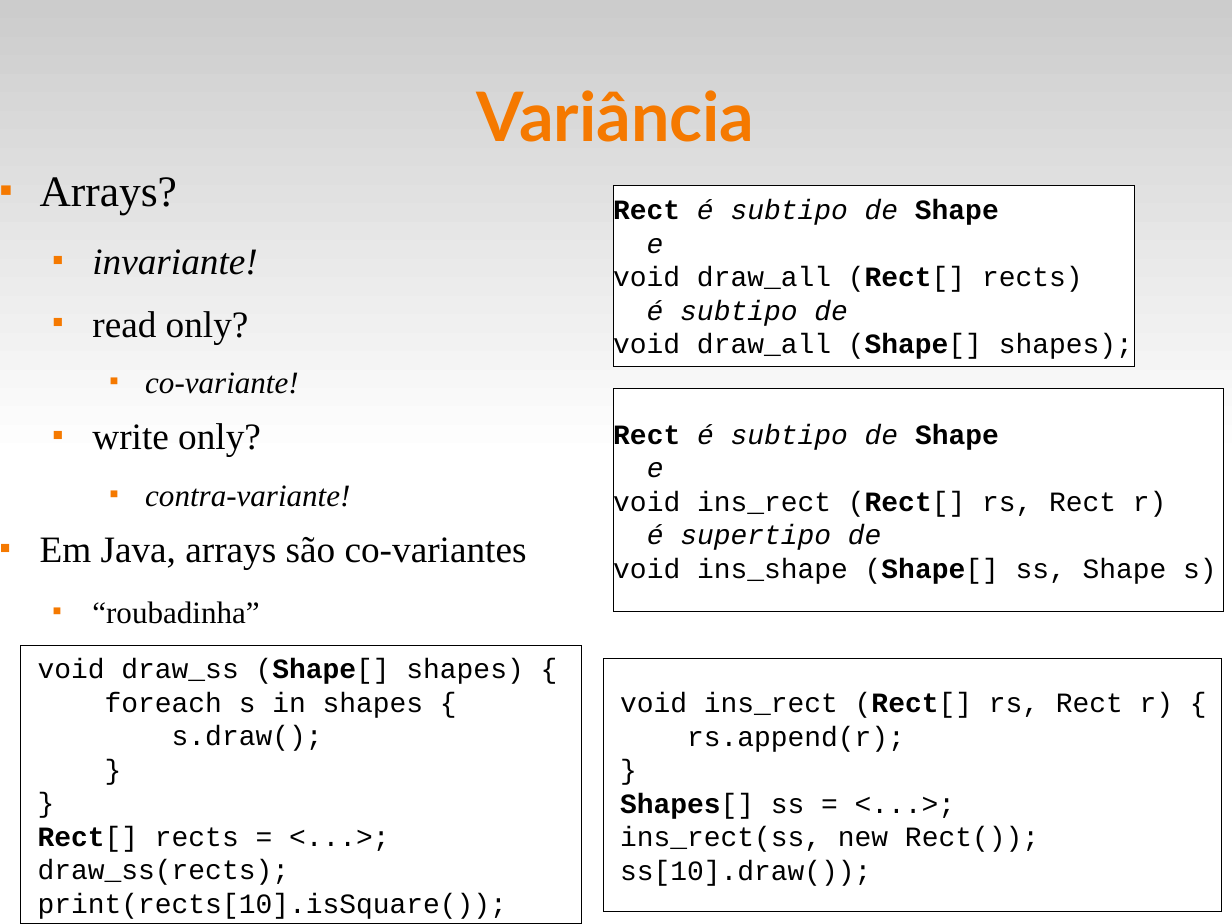
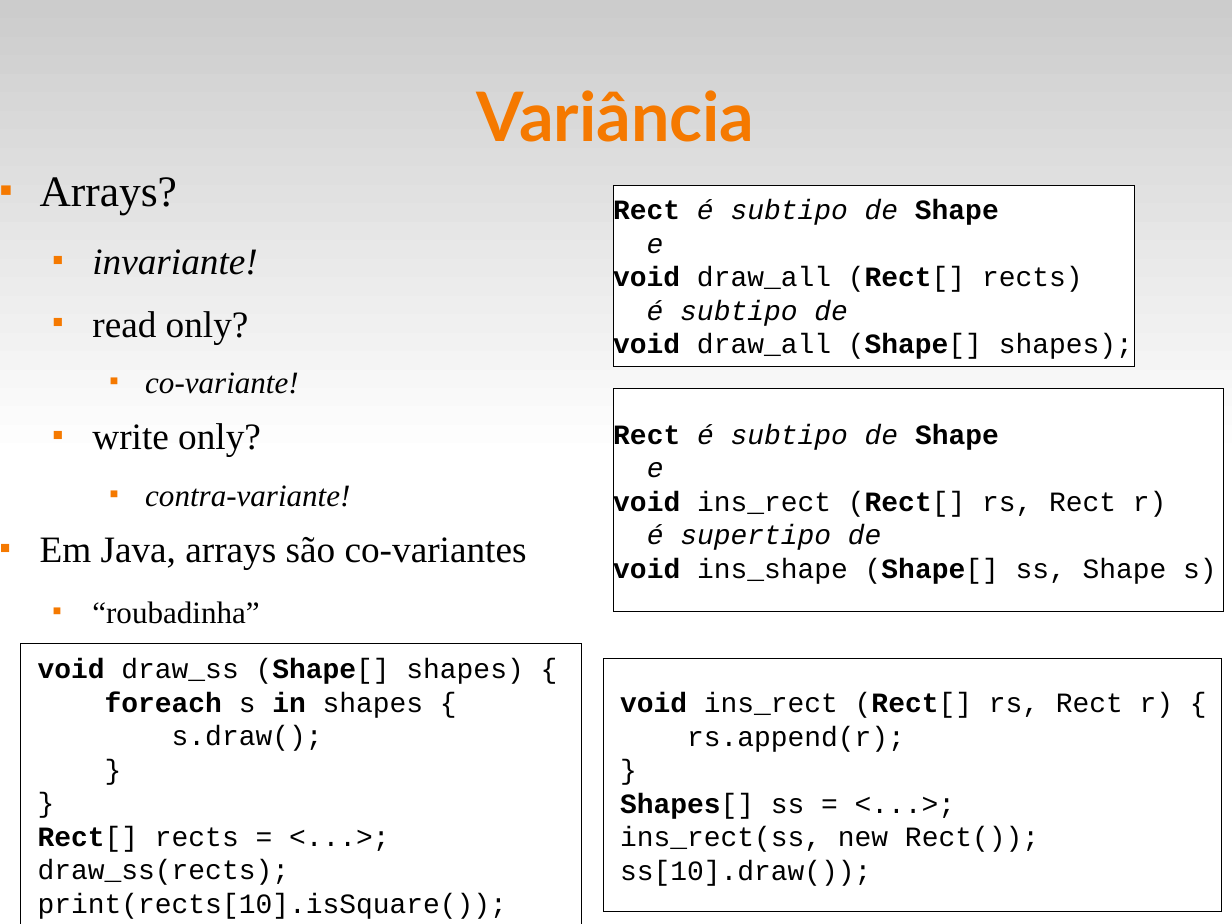
Before and after one commit to fsantanna-uerj/EDL, a slide deck: slide 23 of slides/edl-09-oo.odp. Drawn at 1232x924 pixels with LibreOffice and Linux fonts; fonts in the diff are those of the drawing. Boxes give left, top, right and bottom in pixels: in the first picture for what was removed or moved away, otherwise in the second. Text is boxed around its words. In the diff, an @@ line names an element or a change of style, - is before the commit and + after.

```diff
--- a/slides/edl-09-oo.odp
+++ b/slides/edl-09-oo.odp
@@ text in rectangle at (x1=613, y1=267, x2=1133, y2=362): bold on in "void", "void" @@
@@ text in rectangle at (x1=613, y1=491, x2=1217, y2=586): bold on in "void", "void" @@
@@ text in rectangle at (x1=38, y1=658, x2=523, y2=718): bold on in "void", "foreach in" @@
```
Also in this commit, not shown: 5 other slides changed, 8 other files.
